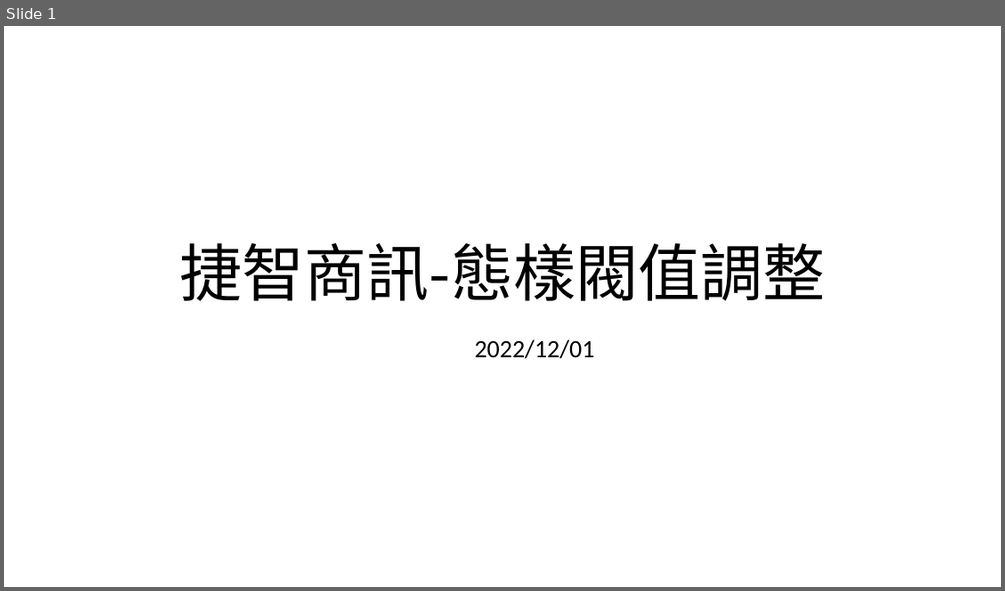
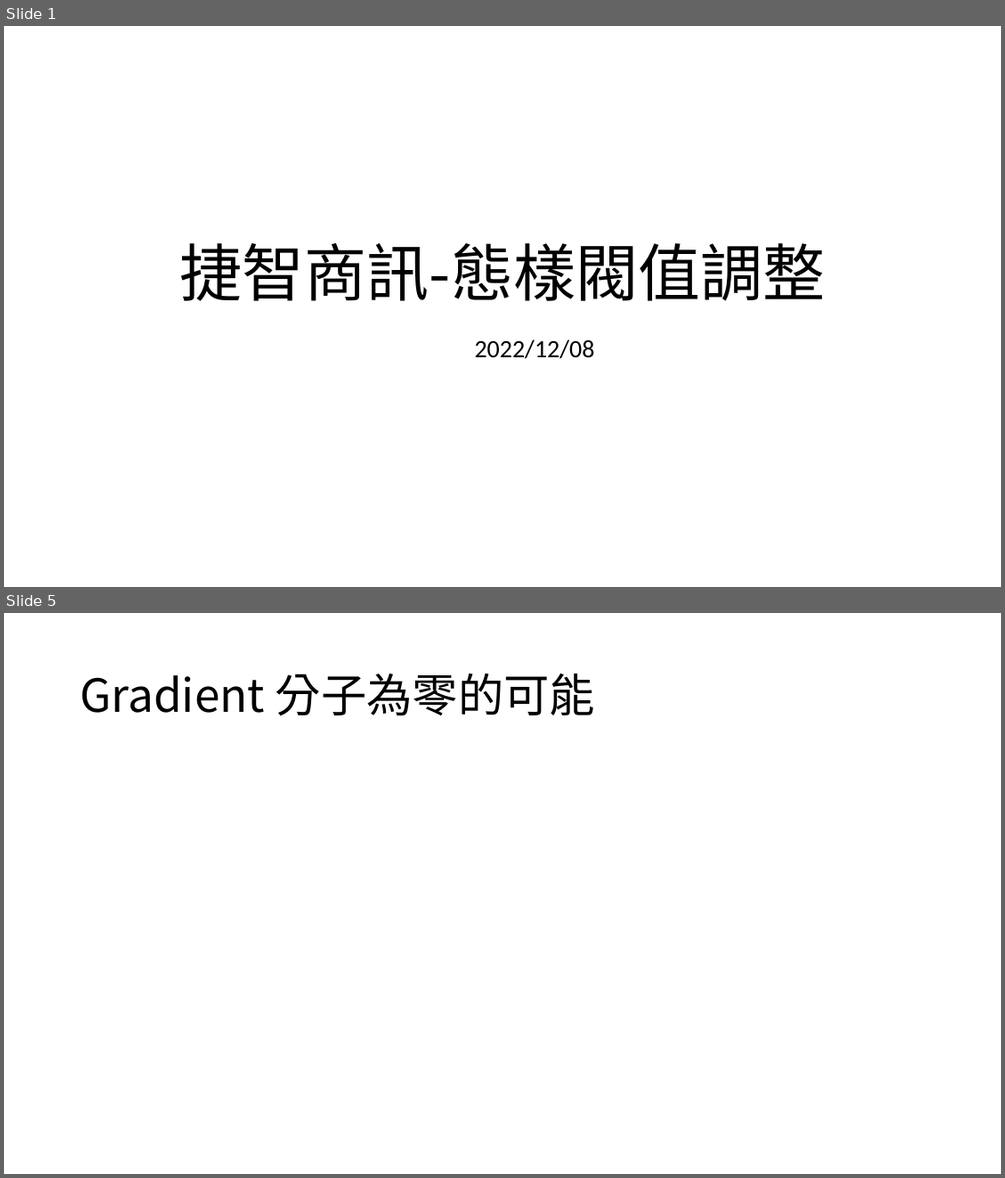
Before and after one commit to eason758/MetaEdge, a slide deck: ppt/20221208.pptx. Shown one above the other, each under a label of ours: slide 1 before the commit, slides 1 and 5 after it; the slides between them are not shown. The pictures are 1005x591 and 1005x1178 pixels, drawn with LibreOffice and Linux fonts; fonts in the diff are those of the drawing; grey boxes stand for pictures. Boxes give left, top, right and bottom in pixels: in the first picture for what was removed or moved away, otherwise in the second. Text is boxed around its words. In the diff, an @@ line names an element or a change of style, - is before the commit and + after.

```diff
--- a/ppt/20221208.pptx
+++ b/ppt/20221208.pptx
@@ slide 5 added at [4, 613, 1001, 1174], background #FFFFFF @@
@@ title added at [80, 674, 595, 716], 44 pt, text #000000 @@
+Gradient 分子為零的可能
@@ slide 1 changed as well @@
@@ subtitle at [475, 339, 595, 359]: text changed @@
-2022/12/01
+2022/12/08
```
Also in this commit, not shown: 6 other slides added, 8 slides removed, 3 other files.
